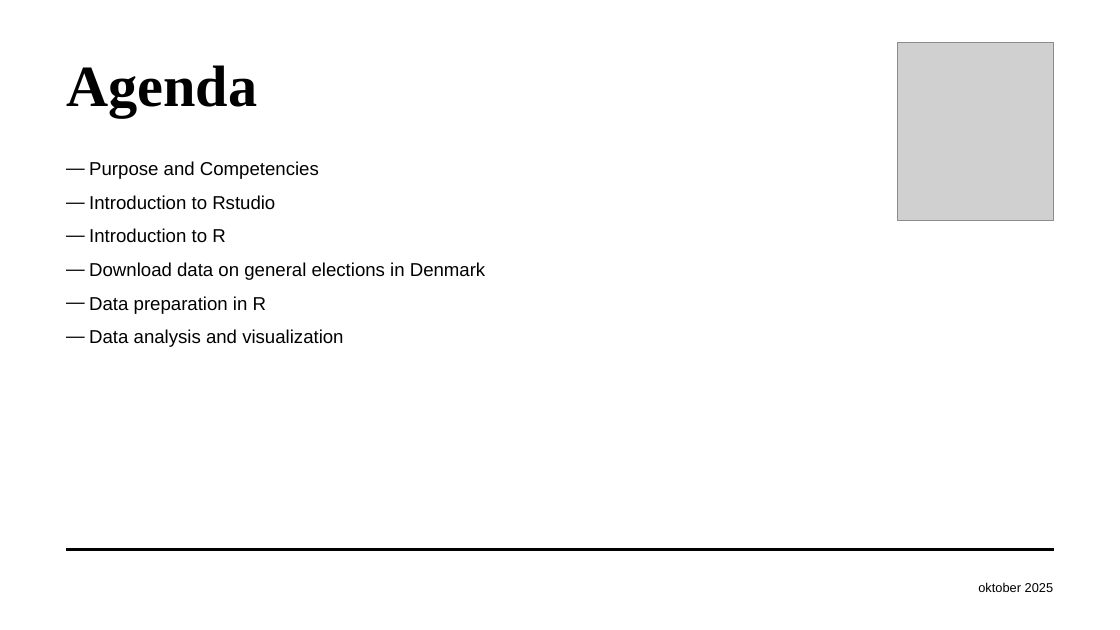
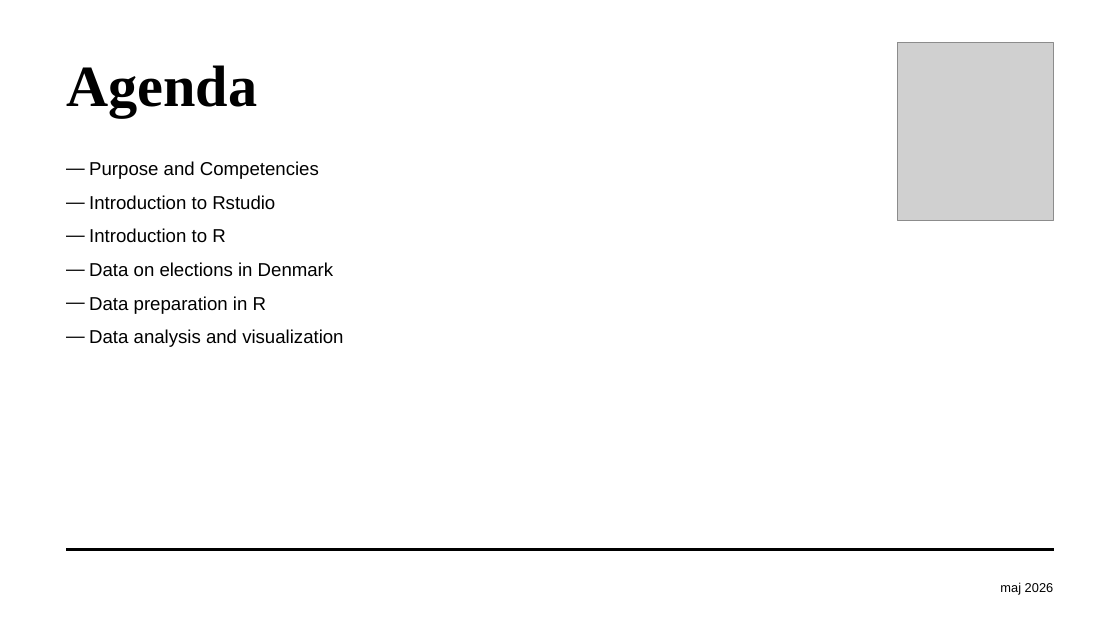
Before and after one commit to AUL-BSS-Datalab/StatisticsIntroR, a slide deck: slide 2 of slides/Intro_to_Descriptive_Statistics_in_R.pptx. Drawn at 1120x630 pixels with LibreOffice and Linux fonts; fonts in the diff are those of the drawing; grey boxes stand for pictures; background and template pictures are left out. Boxes give left, top, right and bottom in pixels: in the first picture for what was removed or moved away, otherwise in the second. Text is boxed around its words. In the diff, an @@ line names an element or a change of style, - is before the commit and + after.

```diff
--- a/slides/Intro_to_Descriptive_Statistics_in_R.pptx
+++ b/slides/Intro_to_Descriptive_Statistics_in_R.pptx
@@ text at [89,262,334,277]: text changed @@
-― Download data on general elections in Denmark
+― Data on elections in Denmark
@@ text at [1000,582,1054,594]: text changed @@
-oktober 2025
+maj 2026
```
Also in this commit, not shown: 7 other slides changed.
